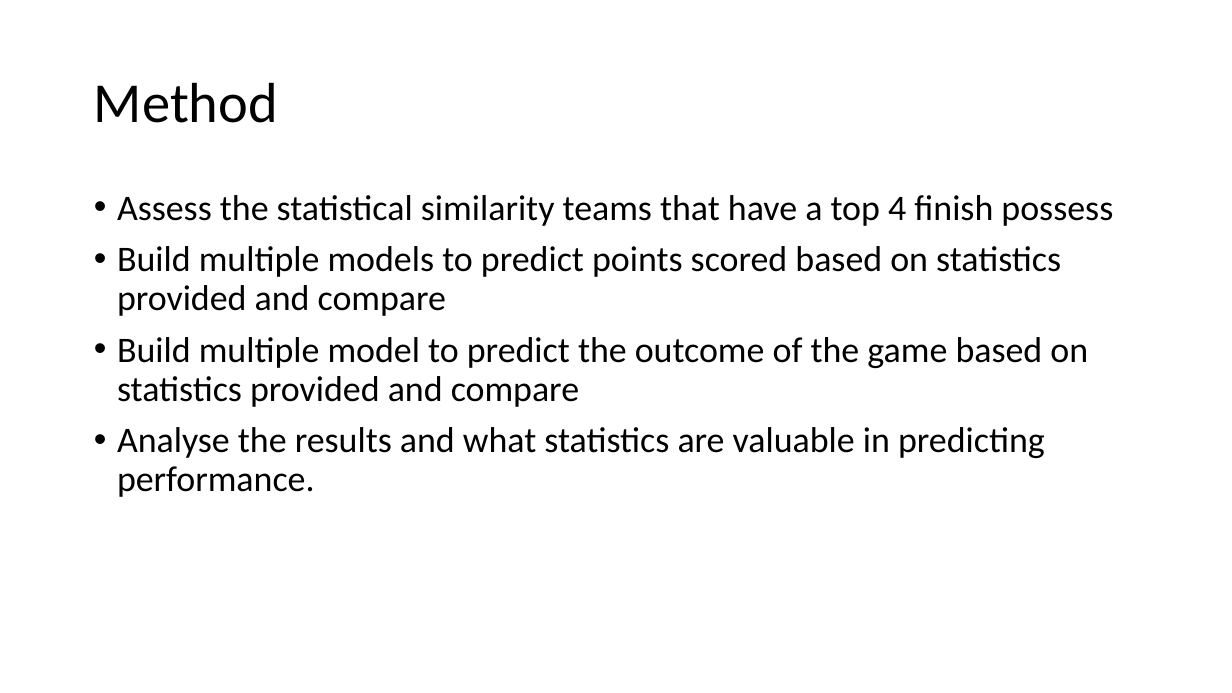
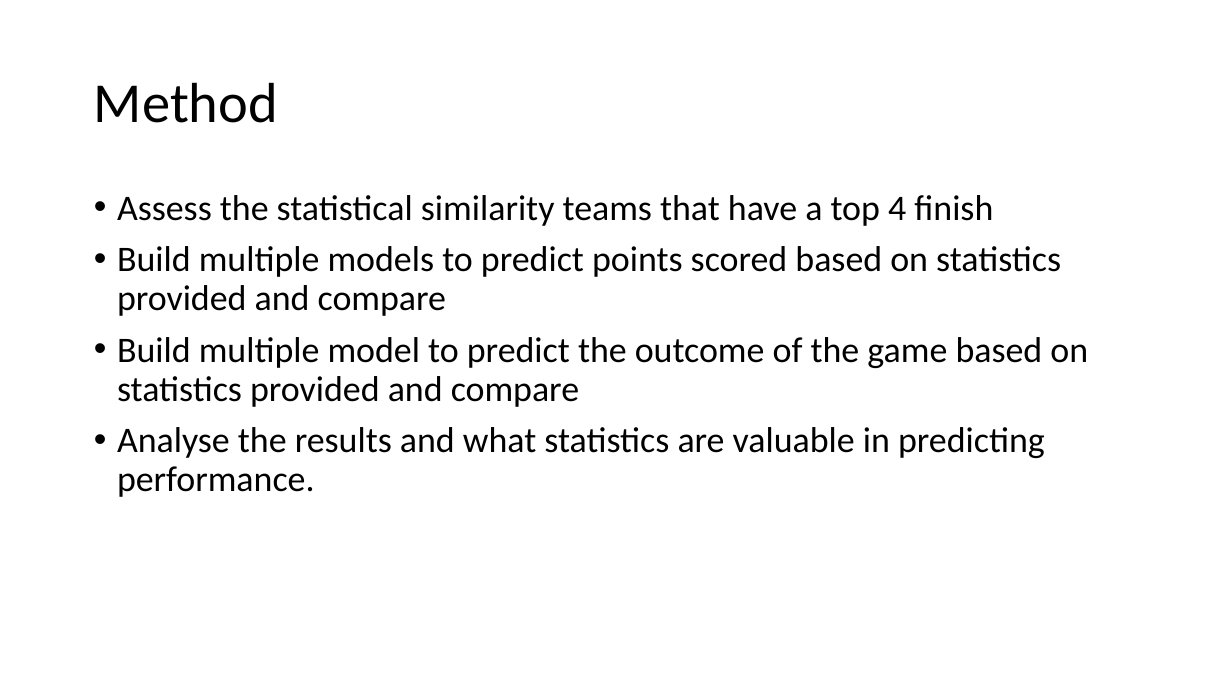
Before and after one commit to RobertRiddell/Olympic-Basketball, a slide deck: slide 3 of docs/Olympic Basketball.pptx. Drawn at 1232x693 pixels with LibreOffice and Linux fonts; fonts in the diff are those of the drawing. Boxes give left, top, right and bottom in pixels: in the first picture for what was removed or moved away, otherwise in the second. Text is boxed around its words. In the diff, an @@ line names an element or a change of style, - is before the commit and + after.

```diff
--- a/docs/Olympic Basketball.pptx
+++ b/docs/Olympic Basketball.pptx
@@ text at (117,195,993,226): text changed @@
-• Assess the statistical similarity teams that have a top 4 finish possess
+• Assess the statistical similarity teams that have a top 4 finish
```
Also in this commit, not shown: 6 other slides changed, 2 slides added, 1 slide removed, 4 other files.
